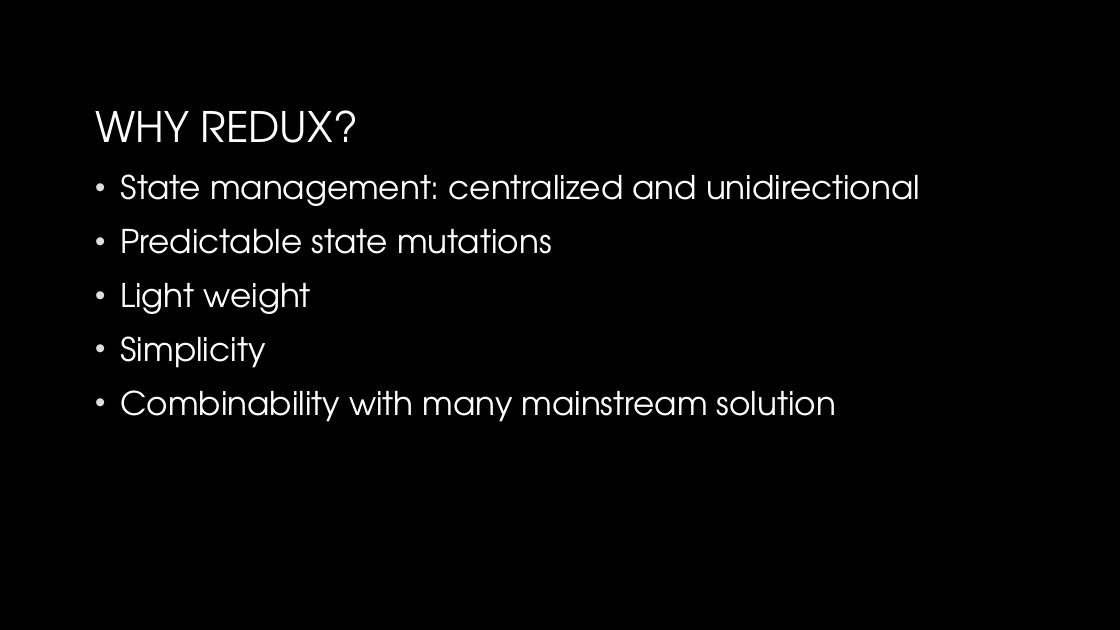
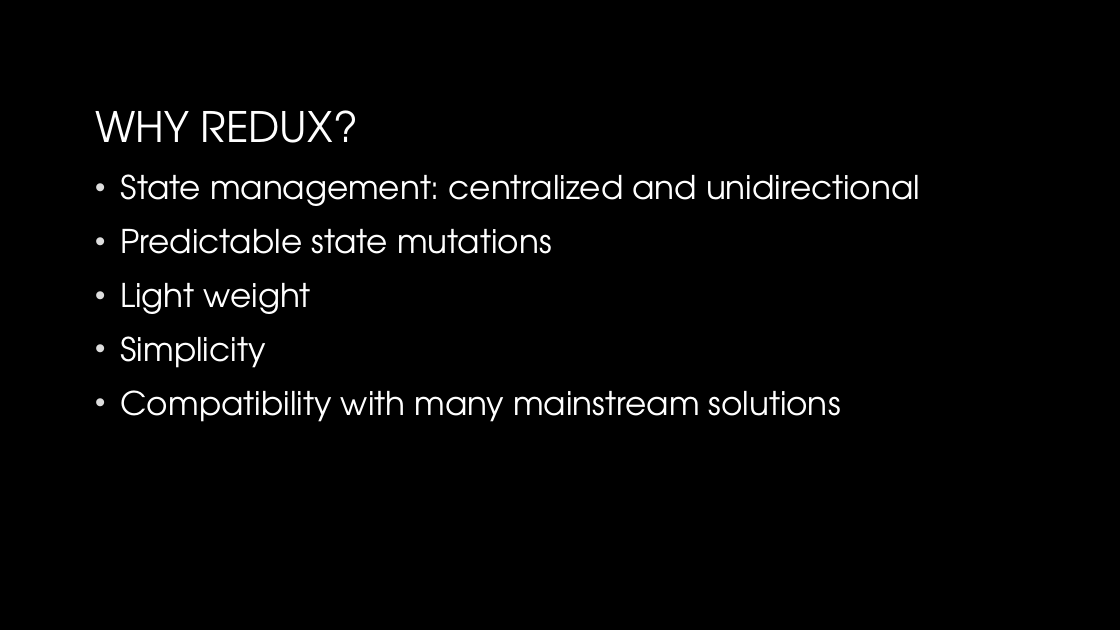
Before and after one commit to Mishurin/frontend-examples, a slide deck: slide 2 of redux/Redux.pptx. Drawn at 1120x630 pixels with LibreOffice and Linux fonts; fonts in the diff are those of the drawing; background and template pictures are left out. Boxes give left, top, right and bottom in pixels: in the first picture for what was removed or moved away, otherwise in the second. Text is boxed around its words. In the diff, an @@ line names an element or a change of style, - is before the commit and + after.

Commit message:
Completed slides.

```diff
--- a/redux/Redux.pptx
+++ b/redux/Redux.pptx
@@ text at [120,390,841,422]: text changed @@
-• Combinability with many mainstream solution
+• Compatibility with many mainstream solutions
```
Also in this commit, not shown: 1 other slide changed, 2 slides added.
